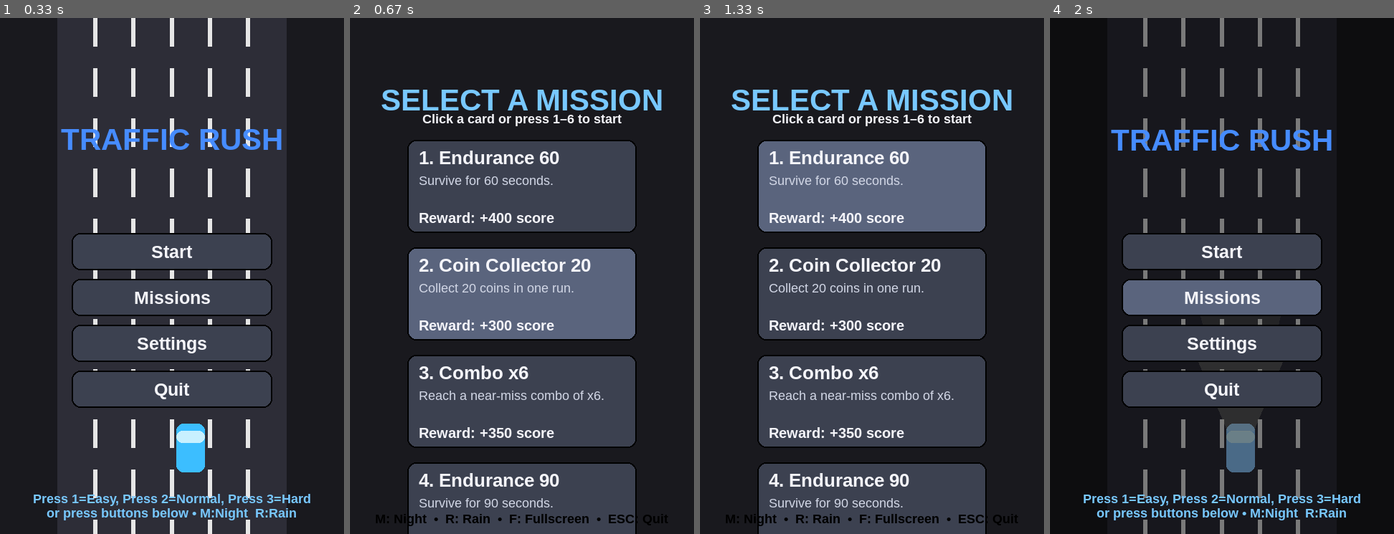
Above: before the commit, frames 1-4 (left to right).
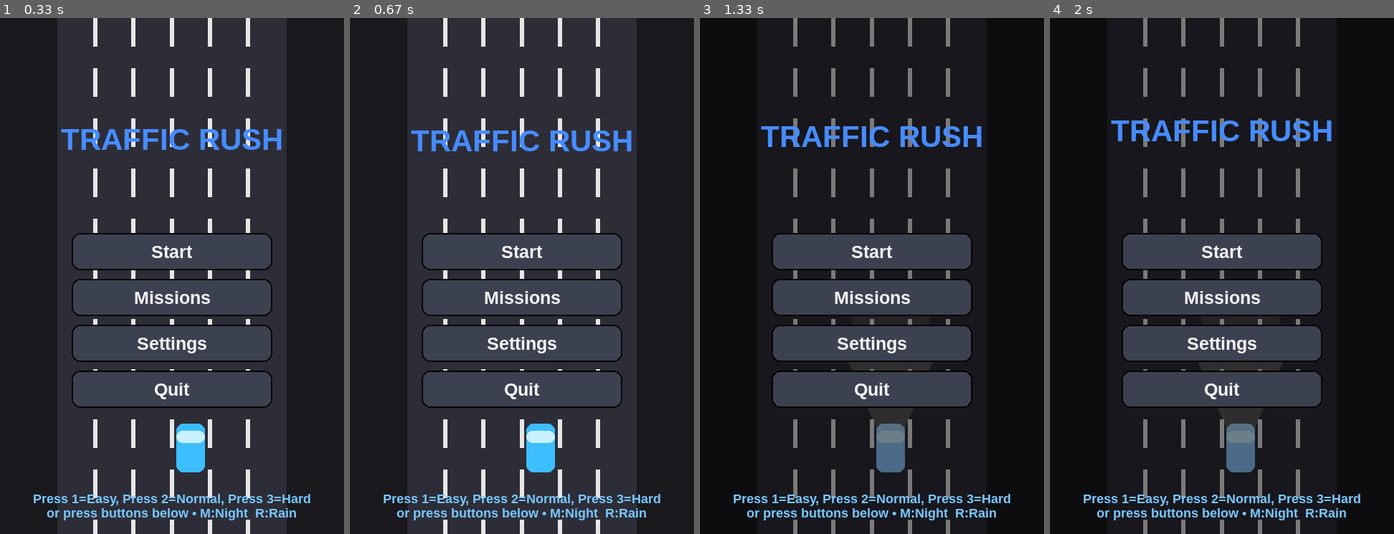
Above: after the commit, the same moments.

Repository: seore/trafficRush-PY-Game
Game: pygame game, started from traffic_rush.py
Two runs of this game, one before a commit and one after it. Both use one fixed random seed, a clock stepped at 60 frames per second and the inputs below.
Inputs (mouse positions are in pixels of both pictures, inside the frame that each line leads up to):
- Up to frame 1 (0.33 s): no input
- Up to frame 2 (0.67 s): press the mouse at (522, 296) at 0.37 s; move the mouse to (473, 276) at 0.47 s; release the mouse at (429, 250) at 0.6 s
- Up to frame 3 (1.33 s): hold M 0.67-1.2 s; press the mouse at (872, 188) at 1.27 s
- Up to frame 4 (2 s): move the mouse to (1222, 147) at 1.37 s; release the mouse at (1222, 110) at 1.5 s; press the mouse at (1222, 497) at 1.6 s; move the mouse to (1187, 358) at 1.7 s; release the mouse at (1153, 224) at 1.83 s; tap P at 1.9 s

Frame 1 is identical in both runs. In frame 2, 63% of the frame differs, in the area x 7-93%, y 0-100%; in frame 3, 43%; in frame 4, 5.1%.

Commit message:
User button updates

Diff:
--- a/traffic_rush.py
+++ b/traffic_rush.py
@@ -144,6 +144,9 @@
     # fallback at min_size
     f = pygame.font.SysFont(font_name, min_size, bold=bold)
     return f, f.render(title_text, True, TEXT)
+
+def clamp(v, lo, hi):
+    return max(lo, min(hi, v))
 
 # In-Game UI
 class Button:
@@ -680,52 +683,63 @@
         card_w, card_h = WIDTH - 2 * ROAD_MARGIN, 130
         start_x = ROAD_MARGIN
         start_y = 170
-
-        mouse_pos = pygame.mouse.get_pos()
+        footer_h = 36
+
+        content_h = start_y + len(MISSION_SELETS) * (card_h + gap_y) - gap_y
+        view_h = HEIGHT - start_y - footer_h
+        self._mission_scroll = max(0, content_h - view_h)
+
+        list_clip = pygame.Rect(start_x, start_y-8, card_w, view_h+8)
+        old_clip = surf.get_clip()
+        surf.set_clip(list_clip)
+
+        y_offset = int(self.mission_scroll)
+        mouse_x, mouse_y = pygame.mouse.get_pos()
 
         for i, d in enumerate(MISSION_SELETS):
             x = start_x
-            y = start_y + i * (card_h + gap_y)
+            y = start_y + i * (card_h + gap_y) - y_offset
             rect = pygame.Rect(x, y, card_w, card_h)
 
-            hover = rect.collidepoint(mouse_pos)
+            if rect.bottom < list_clip.top or rect.top > list_clip.bottom:
+                continue
+
+            hover = rect.collidepoint((mouse_x, mouse_y))
 
             # Draw card surface
-            card_surf = pygame.Surface((card_w, card_h), pygame.SRCALPHA)
-            pygame.draw.rect(card_surf, BTN_HL if hover else BTN_BG, card_surf.get_rect(), border_radius=12)
-            pygame.draw.rect(card_surf, (0, 0, 0), card_surf.get_rect(), 2, border_radius=12)
+            # card_surf = pygame.Surface((card_w, card_h), pygame.SRCALPHA)
+            pygame.draw.rect(surf, BTN_HL if hover else BTN_BG, rect, border_radius=12)
+            pygame.draw.rect(surf, (0, 0, 0), rect, 2, border_radius=12)
 
             pad_x, pad_y = 16, 10
-            inner_w = card_w - 2 * pad_x
-            y_cursor = pad_y
+            inner_w = rect.width - 2 * pad_x
+            y_cursor = rect.y + pad_y
 
             title_str = f"{i+1}. {d['name']}"
             title_font, title_surf = shrink_to_fit(
                 title_str, max_width=inner_w, base_size=26, min_size=16, font_name="arial", bold=True
             )
-            card_surf.blit(title_surf, (pad_x, y_cursor))
+            surf.blit(title_surf, (rect.x + pad_x, y_cursor))
             y_cursor += title_font.get_linesize() + 6
 
             desc_font = pygame.font.SysFont("arial", 18, bold=False)
             desc_lines = wrap_text(d["desc"], desc_font, inner_w)
-            max_desc_lines = 2
-            if len(desc_lines) > max_desc_lines:
-                desc_lines = desc_lines[:max_desc_lines]
-                last = desc_lines[-1]
+            max_lines = 2
+            if len(lines) > max_lines:
+                lines = lines[:max_lines]
+                last = lines[-1]
                 while desc_font.size(last + "…")[0] > inner_w and last:
                     last = last[:-1]
-                desc_lines[-1] = (last + "…") if last else "…"
+                lines[-1] = (last + "…") if last else "…"
             for ln in desc_lines:
-                card_surf.blit(desc_font.render(ln, True, (210, 215, 230)), (pad_x, y_cursor))
+                surf.blit(desc_font.render(ln, True, (210, 215, 230)), (rect.x + pad_x, y_cursor))
                 y_cursor += desc_font.get_linesize()
 
             reward_str = f"Reward: +{d['reward']} score"
             rw_font, rw_surf = shrink_to_fit(
                 reward_str, max_width=inner_w, base_size=20, min_size=14, font_name="arial", bold=True
             )
-            card_surf.blit(rw_surf, (pad_x, card_h - pad_y - rw_surf.get_height()))
-
-            surf.blit(card_surf, (x, y))
+            surf.blit(rw_surf, (rect.x + pad_x, rect.bottom - pad_y - rw_surf.get_height()))
 
         draw_text_center(surf, "M: Night  •  R: Rain  •  F: Fullscreen  •  ESC: Quit", SMALL, (0, 0, 0), HEIGHT - 32)
 
@@ -773,7 +787,7 @@
 
     # -------- Game Loop -------------
     def main_update_draw(self):
-        left_pressed = right_pressed = False
+        # left_pressed = right_pressed = False
         running = True
         while running:
             dt = CLOCK.tick(FPS)/1000.0
@@ -781,71 +795,103 @@
             for event in pygame.event.get():
                 if event.type == pygame.QUIT:
                     running = False
-                elif event.type == pygame.KEYDOWN:
-                    if event.key == pygame.K_ESCAPE:
-                        running = False
-                    # global game toggles
-                    if event.key == pygame.K_m: self.night = not self.night
-                    if event.key == pygame.K_r and self.state in (STATE_PLAY, STATE_PAUSE, STATE_SETTINGS, STATE_MENU):
-                        self.rain = not self.rain
-                    if event.key == pygame.K_f: self.toggle_fullscreen()
-
-                    # stateful input
-                    if self.state == STATE_MENU:
-                        if event.key == pygame.K_1: self.set_difficulty("Easy"); self.start_endless()
-                        if event.key == pygame.K_2: self.set_difficulty("Normal"); self.start_endless()
-                        if event.key == pygame.K_3: self.set_difficulty("Hard"); self.start_endless()
-                    elif self.state == STATE_PLAY:
-                        if event.key in (pygame.K_a, pygame.K_LEFT):
-                            self.player.move_lane(-1, slippery=self.rain)
-                        if event.key in (pygame.K_d, pygame.K_RIGHT):
-                            self.player.move_lane(+1, slippery=self.rain)
-                        if event.key == pygame.K_p:
-                            self.state = STATE_PAUSE
-                    elif self.state == STATE_PAUSE:
-                        if event.key == pygame.K_p: self.state = STATE_PLAY
-                        if event.key == pygame.K_s: self.state = STATE_SETTINGS
-                    elif self.state == STATE_SETTINGS:
-                        if event.key == pygame.K_p: self.state = STATE_PAUSE
-                        if event.key == pygame.K_UP:
-                            self.volume = min(1.0, self.volume + 0.05); self.update_volume()
-                        if event.key == pygame.K_DOWN:
-                            self.volume = max(0.0, self.volume - 0.05); self.update_volume()
-                    elif self.state == STATE_MISSION_SELECT:
-                        if event.type == pygame.KEYDOWN:
-                            if pygame.K_1 <= event.key <= pygame.K_9:
-                                idx = event.key - pygame.K_1
-                                if idx < len(MISSION_SELETS):
-                                    self.start_mission_from_index(idx)
-                            if event.key == pygame.K_p:
-                                self.state = STATE_MENU
-                        if event.type == pygame.MOUSEBUTTONDOWN and event.button == 1:
+                    continue
+
+                if event.type == pygame.MOUSEBUTTONDOWN and self.state == STATE_MENU:
+                    for b in self.buttons:
+                        b.handle(event)
+
+                if event.type == pygame.MOUSEBUTTONDOWN:
+                    if self.state == STATE_MENU and event.button == 1:
+                        for b in self.buttons:
+                            b.handle(event)
+
+                    if self.state == STATE_MISSION_SELECT and event.button == 1:
                             mx, my = event.pos
-                            cols =2
-                            gap_x, gap_y = 20, 16
-                            card_w, card_h = (WIDTH-2*ROAD_MARGIN - (cols-1)*gap_x)// cols, 110
+                            cols = 1
+                            gap_y = 20, 18
+                            card_w, card_h = WIDTH-2*ROAD_MARGIN, 100
                             start_x = ROAD_MARGIN
                             start_y = 170
+                            y_off = int(getattr(self, "mission_scroll", 0))
+
                             for i, _ in enumerate(MISSION_SELETS):
-                                row = i // cols; col = i % cols
-                                x = start_x + col*(card_w + gap_x)
-                                y = start_y + row*(card_h + gap_y)
+                                x = start_x
+                                y = start_y + i*(card_h + gap_y) - y_off
                                 rect = pygame.Rect(x, y, card_w, card_h)
                                 if rect.collidepoint(mx, my):
                                     self.start_mission_from_index(i)
                                     break
+
+                if event.type == pygame.MOUSEWHEEL and self.state == STATE_MISSION_SELECT:
+                    self.mission_scroll = clamp(
+                        getattr(self, "mission_scroll", 0) - event.y * 40, 0, getattr(self, "_mission_scroll", 0)
+                    )
+
+                if event.type == pygame.KEYDOWN:
+                    if event.key == pygame.K_ESCAPE:
+                        if self.state in (STATE_MISSION_SELECT, STATE_SETTINGS, STATE_PAUSE):
+                            self.state = STATE_MENU
+                            continue
+                        else:
+                            running = False
+                            continue
+
+                    if event.key == pygame.K_m:
+                        self.night = not self.night
+                    if event.key == pygame.K_r and self.state in (STATE_PLAY, STATE_PAUSE, STATE_SETTINGS, STATE_MENU, STATE_MISSION_SELECT):
+                        self.rain = not self.rain
+                    if event.key == pygame.K_f:
+                        self.toggle_fullscreen()
+
+                    if self.state == STATE_MENU:
+                        if event.key == pygame.K_1:
+                            self.set_difficulty("Easy"); self.start_endless()
+                        elif event.key == pygame.K_2:
+                            self.set_difficulty("Normal"); self.start_endless()
+                        elif event.key == pygame.K_3:
+                            self.set_difficulty("Hard"); self.start_endless()
+                    elif self.state == STATE_PLAY:
+                        if event.key in (pygame.K_a, pygame.K_LEFT):
+                            self.player.move_lane(-1, slippery=self.rain)
+                        elif event.key in (pygame.K_d, pygame.K_RIGHT):
+                            self.player.move_lane(+1, slippery=self.rain)
+                        elif event.key == pygame.K_p:
+                            self.state = STATE_PAUSE
+                    elif self.state == STATE_PAUSE:
+                        if event.key == pygame.K_p:
+                            self.state = STATE_PLAY
+                        elif event.key == pygame.K_s:
+                            self.state = STATE_SETTINGS
+                    elif self.state == STATE_SETTINGS:
+                        if event.key == pygame.K_p:
+                            self.state = STATE_PAUSE
+                        elif event.key == pygame.K_UP:
+                            self.volume = min(1.0, self.volume + 0.05); self.update_volume()
+                        elif event.key == pygame.K_DOWN:
+                            self.volume = max(0.0, self.volume - 0.05); self.update_volume()
+                    elif self.state == STATE_MISSION_SELECT:
+                    # selection of missions with number keys
+                        if pygame.K_1 <= event.key <= pygame.K_9:
+                            idx = event.key - pygame.K_1
+                            if idx < len(MISSION_SELETS):
+                                self.start_mission_from_index(idx)
+                            elif event.key == pygame.K_UP:
+                                self.mission_scroll = clamp(
+                                    getattr(self, "mission_scroll", 0) - 40,0,
+                                    getattr(self, "_mission_max_scroll", 0)
+                                )
+                            elif event.key == pygame.K_DOWN:
+                                self.mission_scroll = clamp(
+                                    getattr(self, "mission_scroll", 0) + 40,
+                                    0, getattr(self, "_mission_max_scroll", 0)
+                                )
                     elif self.state == STATE_GAMEOVER:
                         if event.key == pygame.K_r:
-                            self.best = max(getattr(self,'best',0), self.score)
-                            # keep same difficulty, regenerate missions
+                            self.best = max(getattr(self, 'best', 0), self.score)
                             self.reset(full=False)
-                            self.missions = generate_game_mission(self.diff)
+                            self.missions = []
                             self.state = STATE_MENU
-
-                elif event.type == pygame.MOUSEMOTION or event.type == pygame.MOUSEBUTTONDOWN:
-                    if self.state == STATE_MENU:
-                        for b in self.buttons:
-                            b.handle(event)
 
             # Update & draw
             if self.state == STATE_MENU:
